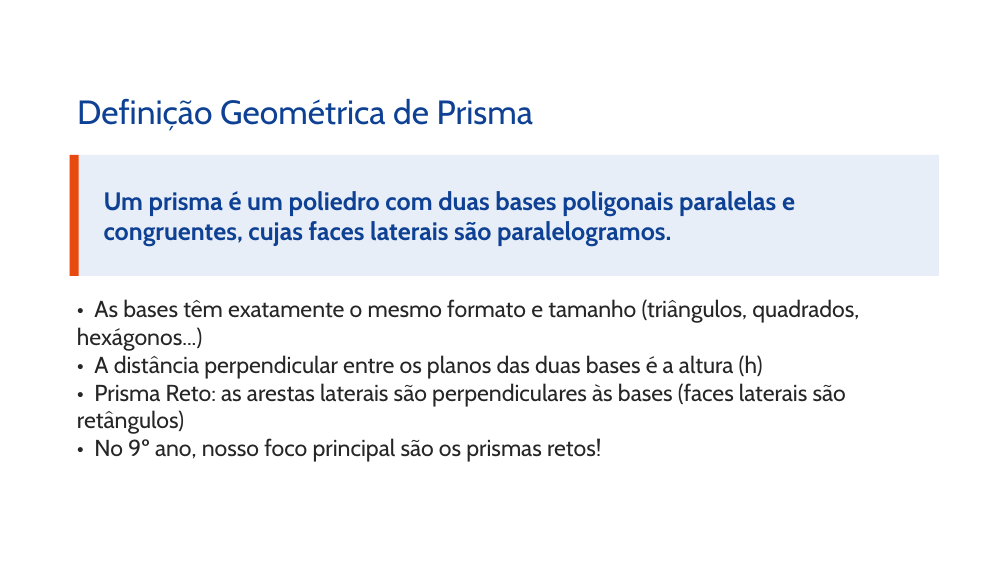
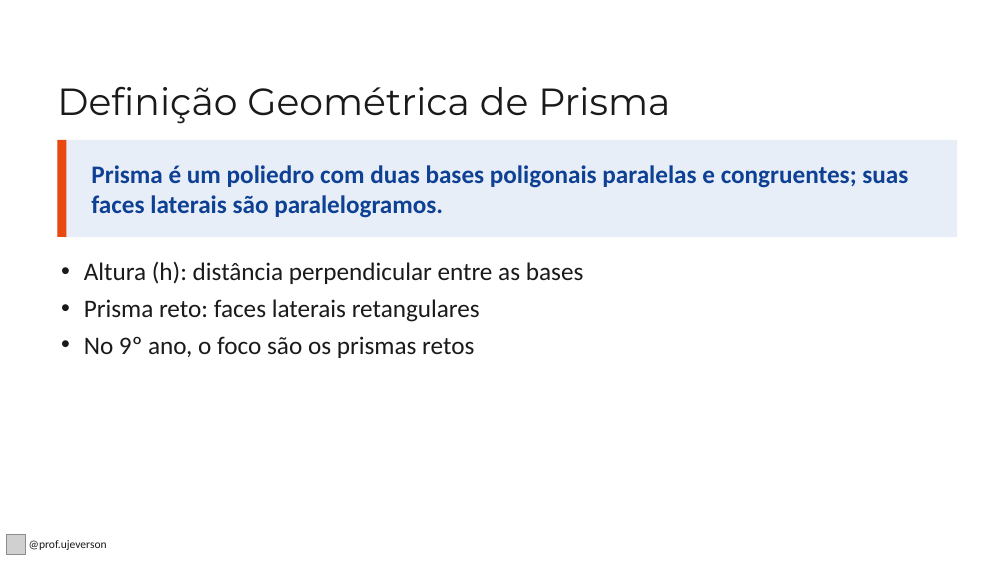
Before and after one commit to Ujeverson/uaippt, a slide deck: slide 4 of Prismas_Area_e_Volume_9Ano.pptx. Drawn at 1008x567 pixels with LibreOffice and Linux fonts; fonts in the diff are those of the drawing; grey boxes stand for pictures; background and template pictures are left out. Boxes give left, top, right and bottom in pixels: in the first picture for what was removed or moved away, otherwise in the second. Text is boxed around its words. In the diff, an @@ line names an element or a change of style, - is before the commit and + after.

```diff
--- a/Prismas_Area_e_Volume_9Ano.pptx
+++ b/Prismas_Area_e_Volume_9Ano.pptx
@@ title "Definição Geométrica de Prisma": place and size @@
-title "Definição Geométrica de Prisma" at bbox=[77, 98, 533, 131]
+title "Definição Geométrica de Prisma" at bbox=[57, 86, 670, 124]
@@ title "Definição Geométrica de Prisma" at bbox=[57, 86, 670, 124]: size 32 to 36 pt, font Cabin to Montserrat, text colour #0E4194 to #1A1A1A @@
@@ rectangle "Prisma é um poliedro com ...": place and size @@
-rectangle "Prisma é um poliedro com ..." at bbox=[70, 155, 939, 276]
+rectangle "Prisma é um poliedro com ..." at bbox=[57, 140, 957, 237]
@@ rectangle: place and size @@
-rectangle at bbox=[70, 155, 79, 276]
+rectangle at bbox=[57, 140, 67, 237]
@@ text in rectangle at bbox=[91, 165, 908, 218]: text changed; font Cabin to Calibri @@
-Um prisma é um poliedro com duas bases poligonais paralelas e congruentes, cujas faces laterais são paralelogramos.
+Prisma é um poliedro com duas bases poligonais paralelas e congruentes; suas faces laterais são paralelogramos.
@@ text at bbox=[84, 262, 584, 358]: text changed; size 22 to 24 pt; font Cabin to Calibri; text colour #262626 to #1A1A1A @@
-• As bases têm exatamente o mesmo formato e tamanho (triângulos, quadrados, hexágonos...)
-• A distância perpendicular entre os planos das duas bases é a altura (h)
-• Prisma Reto: as arestas laterais são perpendiculares às bases (faces laterais são retângulos)
-• No 9º ano, nosso foco principal são os prismas retos!
+• Altura (h): distância perpendicular entre as bases
+• Prisma reto: faces laterais retangulares
+• No 9º ano, o foco são os prismas retos
@@ picture added at bbox=[6, 535, 26, 554] @@
@@ text added at bbox=[29, 540, 107, 550], 11 pt, text #1A1A1A @@
+@prof.ujeverson
```
Also in this commit, not shown: 30 other slides changed, 2 slides added, 2 slides removed, 10 other files.
